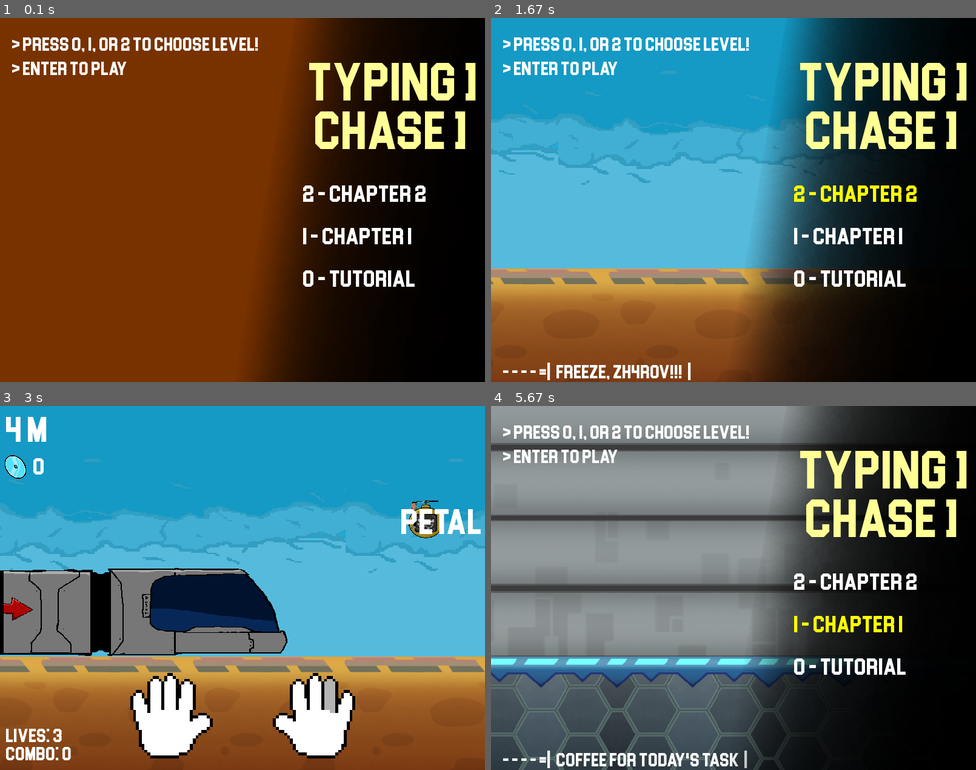
Above: before the commit, frames 1-4 (two rows, left to right).
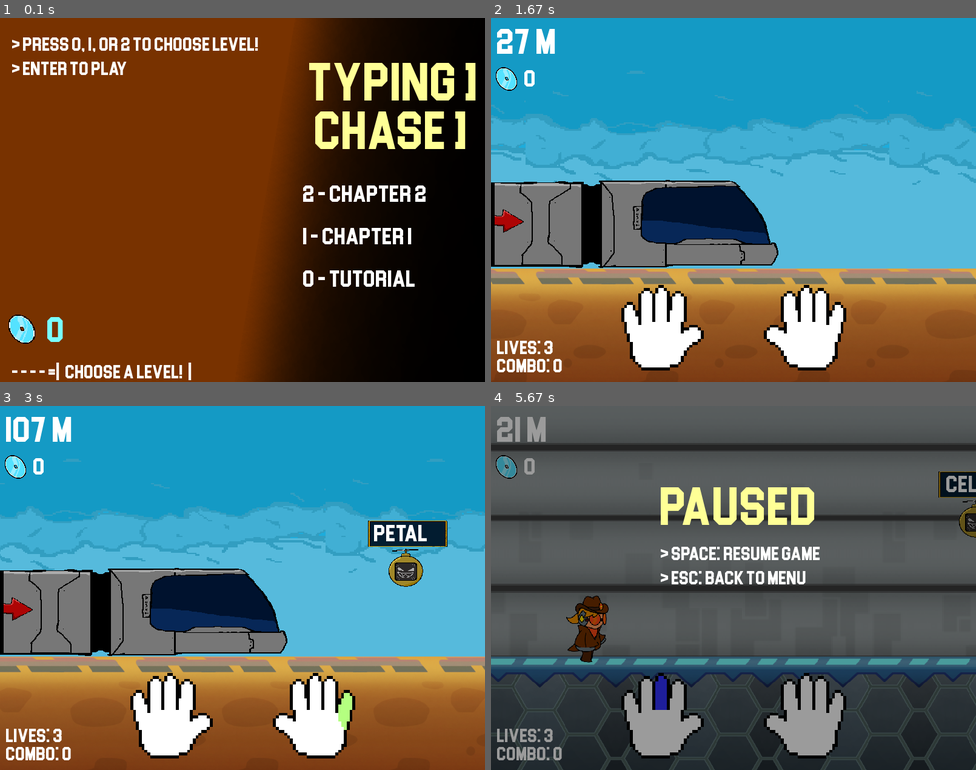
Above: after the commit, the same moments.

Repository: ArthurMarshallCavalcanteRezende/typing-chase_pygame
Game: pygame game, started from main.py
Same seed, same stepped clock (60 frames per second), same inputs: the game is played once before the commit and once after it.
Inputs:
- Up to frame 1 (0.1 s): no input
- Up to frame 2 (1.67 s): tap 2 at 0.33 s; tap Enter at 0.67 s; hold Esc 1-1.47 s; tap Space at 1.55 s
- Up to frame 3 (3 s): type "an" at 1.88 s; type "n" at 2.08 s; tap Enter at 2.22 s
- Up to frame 4 (5.67 s): hold Esc 3.53-4 s; hold Esc 4.08-4.55 s; tap one key every 0.33 s from 4.63 s: Esc 1 Enter Esc

The runs differ from the first frame. In frame 1, 1.2% of the frame differs, in the area x 1-40%, y 81-100%; in frame 2, 65%; in frame 3, 7.7%; in frame 4, 90%, in the area x 0-100%, y 0-100%.

Commit message:
Multi-word enemy system works! Also progress on score system with 'discs'

Diff:
--- a/game_data.py
+++ b/game_data.py
@@ -59,6 +59,8 @@
     game.BASE_FLOOR_LIGHTS_COLOR = game.COLORS.bright_cyan
     game.floor_speed = game.BASE_FLOOR_SPEED
     game.bg_speed = game.BASE_BG_SPEED
+
+    game.key_down = False
 
     game.DARK_FILTER = pygame.Surface(
         (game.SCREEN_WIDTH, game.SCREEN_HEIGHT), pygame.SRCALPHA)
@@ -146,8 +148,15 @@
     game.menu_ui = pygame.transform.scale(game.menu_ui, (game.SCREEN_WIDTH, game.SCREEN_HEIGHT))
     game.menu_ui.fill(game.COLORS.black[0], special_flags=pygame.BLEND_RGBA_MULT)
 
-    game.score_image = pygame.image.load(f"./game_assets/coins.png").convert_alpha()
+    score_path = f"./game_assets/coins.png"
+    game.score_image = pygame.image.load(score_path).convert_alpha()
     game.score_image = pygame.transform.scale(game.score_image, (40, 40))
+
+    game.menu_score_image = pygame.image.load(score_path).convert_alpha()
+    game.menu_score_image = pygame.transform.scale(game.score_image, (50, 50))
+
+    game.death_score_image = pygame.image.load(score_path).convert_alpha()
+    game.death_score_image = pygame.transform.scale(game.score_image, (35, 35))
 
     # Sounds
     game.destroy_sound = pygame.mixer.Sound('./game_assets/sfx/explosion.wav')
--- a/modules/background.py
+++ b/modules/background.py
@@ -1,13 +1,11 @@
 import pygame
 
 def update_terrain(game, level):
-    if game.paused: return
-
     min_floor = None
     min_bg = None
 
     for sprite in level.bg_sprites:
-        if level.stage > 0: sprite.update(game)
+        if level.stage > 0 and not game.paused: sprite.update(game)
         sprite.draw(game)
 
         if sprite.name == 'background':
@@ -19,7 +17,7 @@
     # Detect if there should be more background chunks created after fully appearing
     can_spawn = level.max_bg.rect.centerx <= game.SCREEN_WIDTH + level.max_bg.size[0]
 
-    if can_spawn:
+    if can_spawn and not game.paused:
         new_bg = Terrain(level, 'background')
         new_bg.rect.center = (level.max_bg.rect.centerx + new_bg.size[0], level.bg_y)
         level.bg_sprites.append(new_bg)
@@ -34,7 +32,7 @@
     if level.floor_neon: game.screen.blit(level.floor_neon, level.fn_pos)
 
     for sprite in level.floor_sprites:
-        if level.stage > 0: sprite.update(game)
+        if level.stage > 0 and not game.paused: sprite.update(game)
         sprite.draw(game)
 
         if sprite.name == 'floor':
@@ -46,7 +44,7 @@
     # Detect if there should be more floor chunks created after fully appearing
     can_spawn = level.max_floor.rect.centerx <= game.SCREEN_WIDTH + level.max_floor.size[0]
 
-    if can_spawn:
+    if can_spawn and not game.paused:
         new_floor = Terrain(level, 'floor')
         new_floor.rect.center = (level.max_floor.rect.centerx + new_floor.size[0], level.floor_y)
         level.floor_sprites.append(new_floor)
--- a/modules/enemy.py
+++ b/modules/enemy.py
@@ -1,26 +1,33 @@
 import pygame
 import random
+import math
 
 ENEMY_SIZE = 80
 ENEMY_IMG = './game_assets/enemy_sprites/minibot.png'
-TEXT_BG = './game_assets/enemy_sprites/target.png'
+TEXT_BG = './game_assets/enemy_sprites/target_warning.png'
 
 class Enemy():
     def __init__(self, game, text, speed):
         self.image = pygame.image.load(ENEMY_IMG).convert_alpha()
         self.image = pygame.transform.scale(self.image, (ENEMY_SIZE, ENEMY_SIZE))
-        self.bg = pygame.image.load(TEXT_BG).convert_alpha()
-        self.bg = pygame.transform.scale(self.bg, (ENEMY_SIZE - 20, ENEMY_SIZE - 20))
         self.rect = self.image.get_rect()
         self.rect.x = game.SCREEN_WIDTH
         self.rect.y = random.randint(80, game.SCREEN_HEIGHT // 1.8)
-        self.bg_rect = self.rect
 
-        self.bg_rect.y -= ENEMY_SIZE
         self.target_text = text
         self.remaining_text = text
 
-        self.text = game.large_font.render(f'{text}', True, game.COLORS.white)
+        bg_size_x = int(game.header_font.get_height() * math.ceil(len(self.target_text) / 2)) + 10
+        bg_sized_y = int(game.header_font.get_height() * 1.5)
+        self.bg = pygame.image.load(TEXT_BG).convert_alpha()
+        self.bg = pygame.transform.scale(self.bg, (bg_size_x, bg_sized_y))
+        self.bg_rect = self.bg.get_rect()
+        self.bg_rect.center = self.rect.center
+        self.bg_rect.y -= ENEMY_SIZE
+
+        self.text = game.header_font.render(f'{self.remaining_text}', True, game.COLORS.white)
+        self.text_rect = self.bg.get_rect()
+        self.text_rect.center = self.bg_rect.center
         self.finger_highlight = None
 
         self.speed = speed
@@ -28,7 +35,20 @@
 
     def update(self, game):
         self.rect.x -= self.speed
-        self.bg_rect.x = self.rect.x
+        self.bg_rect.center = self.rect.center
+        self.bg_rect.y = self.rect.y - ENEMY_SIZE
+
+        self.text_rect.center = self.bg_rect.center
+
+        text_lengh = int(len(self.target_text) ** 1.5)
+
+        if len(self.target_text) > 1:
+            self.text_rect.centerx += game.header_font.get_height() // 2 + text_lengh
+        else:
+            self.text_rect.centerx += game.header_font.get_height() // 2
+
+        self.text_rect.y += game.header_font.get_height() // 1.75
+        self.text = game.header_font.render(f'{self.remaining_text}', True, game.COLORS.white)
 
         found_finger = None
 
@@ -39,7 +59,7 @@
                     if found_finger: break
 
                     for current_key in finger[2]:
-                        if current_key == self.remaining_text[-1]:
+                        if current_key == self.remaining_text[0]:
                             found_finger = finger
                             break
 
@@ -62,4 +82,4 @@
         game.screen.blit(self.image, self.rect)
 
         game.screen.blit(self.bg, self.bg_rect)
-        game.screen.blit(self.text, self.bg_rect)
+        game.screen.blit(self.text, self.text_rect)
--- a/modules/levels.py
+++ b/modules/levels.py
@@ -12,12 +12,13 @@
     with open(file_path, 'r') as file:
         reader = csv.reader(file)
         words = [row[0] for row in reader]
-    return random.choice(words)
+    return random.choice(words).lower()
 
 
 def reset_game(game):
     """RESET ALL GAME VARIABLES FOR RESTART OR NEW LEVEL"""
     game.sound.play('menu', -1)
+    game.player.score += game.player.run_score
 
     game.player.lives = 3
     game.player.combo = 0
@@ -25,11 +26,12 @@
     game.player.difficulty = 1
     game.player.speed = 3
     game.player.distance = 0
+    game.player.run_score = 0
 
     game.enemy_speed = 2
     game.spawn_interval = 2000
 
-    game.all_sprites.empty()
+    game.level = Level(game, game.level.stage)
     game.game_state = 'menu'
     game.paused = False
 
@@ -202,19 +204,30 @@
             self.started = True
 
         current_time = pygame.time.get_ticks()
+        enemy_hit = False
 
         for enemy in self.enemy_list:
             enemy.update(game)
 
-            if game.player.key_pressed == enemy.remaining_text[-1]:
-                enemy.remaining_text = enemy.remaining_text[:-1]
+            if game.player.key_pressed == enemy.remaining_text[0]:
+                enemy.remaining_text = enemy.remaining_text[1:]
 
                 if not enemy.remaining_text:
                     if game.player.closest_enemy:
                         self.enemy_list.remove(enemy)
+                        enemy_hit = True
+
+                        game.player.combo += 1
+                        if game.player.combo > game.player.max_combo:
+                            game.player.max_combo += 1
 
                         to_gain = len(enemy.target_text) * 10 * game.player.max_combo
-                        game.player.score += to_gain * self.stage
+                        game.player.run_score += to_gain * self.stage
+
+
+        if enemy_hit:
+            game.destroy_sound.play()
+            game.points_sound.play()
 
         game.player.on_input(game)
 
@@ -265,7 +278,9 @@
 
         self.draw(game)
 
-        if game.player.lives <= 0: game.game_state = 'gameover'
+        if game.player.lives <= 0:
+            game.game_state = 'gameover'
+            game.paused = True
 
         game.clock.tick(game.FPS)
 
@@ -287,15 +302,16 @@
 
         # Setting user interface
         distance_text = game.large_font.render(f'{game.player.distance} m', True, game.COLORS.white)
-        score_text = game.header_font.render(f' {game.player.score}', True, game.COLORS.white)
+        score_text = game.header_font.render(f' {game.player.run_score}', True, game.COLORS.white)
         lives_text = game.text_font.render(f'Lives: {game.player.lives}', True, game.COLORS.white)
         combo_text = game.text_font.render(f'Combo: {game.player.combo}', True, game.COLORS.white)
 
         # Actual word indicator
         if game.level.stage > 0:
             game.screen.blit(distance_text, (10, -5))
-            game.screen.blit(score_text, (50, 70))
-            game.screen.blit(game.score_image, (5, 80))
+
+        game.screen.blit(score_text, (50, 70))
+        game.screen.blit(game.score_image, (5, 80))
         game.screen.blit(lives_text, (10, game.SCREEN_HEIGHT - 80))
         game.screen.blit(combo_text, (10, game.SCREEN_HEIGHT - 50))
 
@@ -309,29 +325,36 @@
     def game_over(self, game):
         # Game Over
         self.draw(game)
-        game.paused = True
-
-        game_over_text = game.text_font.render('GAME OVER', True, game.COLORS.red)
-        final_score_text = game.text_font.render(f'Final Score: {game.player.score}', True,
-                                            game.COLORS.white)
+
+        pygame.mixer.music.set_volume(0.1)
+        game.screen.blit(game.DARK_FILTER, (0, 0))
+
+        game_over_text = game.title_font.render('GAME OVER', True, game.COLORS.red)
+        distance_text = game.text_font.render(f'Distance Reached: {game.player.distance} M',
+                                                 True, game.COLORS.bright_yellow)
+        disks_text = game.text_font.render(f'Gained: {game.player.run_score}!',
+                                                 True, game.COLORS.bright_cyan)
         max_combo_text = game.text_font.render(f'Max Combo: {game.player.max_combo}', True,
                                           game.COLORS.white)
-        restart_text = game.text_font.render('Press SPACE to restart or ESC to quit',
+        menu_text = game.text_font.render('> SPACE: back to menu',
                                         True, game.COLORS.white)
+
         game.screen.blit(game_over_text,
-                         (game.SCREEN_WIDTH // 2 - 100, game.SCREEN_HEIGHT // 2 - 100))
-        game.screen.blit(final_score_text,
-                         (game.SCREEN_WIDTH // 2 - 100, game.SCREEN_HEIGHT // 2 - 20))
+                         (game.SCREEN_WIDTH // 2 - 180, 100))
+        game.screen.blit(distance_text,
+                         (game.SCREEN_WIDTH // 2 - 120, 220))
+        game.screen.blit(game.death_score_image,
+                         (game.SCREEN_WIDTH // 2 - 120, 265))
+        game.screen.blit(disks_text,
+                         (game.SCREEN_WIDTH // 2 - 75, 260))
         game.screen.blit(max_combo_text,
-                         (game.SCREEN_WIDTH // 2 - 100, game.SCREEN_HEIGHT // 2 + 10))
-        game.screen.blit(restart_text,
-                         (game.SCREEN_WIDTH // 2 - 100, game.SCREEN_HEIGHT // 2 + 70))
-
+                         (game.SCREEN_WIDTH // 2 - 120, 300))
+        game.screen.blit(menu_text,
+                         (game.SCREEN_WIDTH // 2 - 120, 400))
 
 
     def pause(self, game):
         self.draw(game)
-        game.paused = True
 
         pygame.mixer.music.set_volume(0.1)
         game.screen.blit(game.DARK_FILTER, (0, 0))
--- a/modules/player.py
+++ b/modules/player.py
@@ -6,7 +6,7 @@
 
 # Class for creating a spritesheet for animated sprites
 class Sprite:
-    def __init__(self, player, name, path, special_list=None):
+    def __init__(self, player, name, path):
         self.name = name
         self.image_list = []
         self.image_path = PLR_ASSETS_PATH + f'/{path}'
@@ -92,10 +92,13 @@
         self.shooting = False
 
         self.lives = 3
-        self.score = 0
         self.combo = 0
         self.max_combo = 0
         self.speed = 3
+
+        # Game currency values
+        self.score = 0
+        self.run_score = 0
 
         self.distance = 0
         self.difficulty = 1
@@ -108,7 +111,6 @@
 
     def reset_anim(self):
         self.shooting = False
-        print('reset anims')
 
         for sprite in self.sprite_list:
             sprite.visible = False
@@ -163,11 +165,11 @@
                 self.reset_anim()
 
 
-    def draw(self, game, stopped=False):
+    def draw(self, game):
         # Drawing visible sprites and positioning them with offsets
 
         for sprite in self.sprite_list:
-            if not stopped: sprite.update()
+            if not game.paused: sprite.update()
 
             if sprite.visible:
                 sprite.draw(game)
--- a/typing_chase_pygame.py
+++ b/typing_chase_pygame.py
@@ -31,6 +31,10 @@
         if game.level.stage == 0: lv0_color = game.COLORS.yellow
         if game.level.stage == 1: lv1_color = game.COLORS.yellow
         if game.level.stage == 2: lv2_color = game.COLORS.yellow
+    else:
+        description = game.text_font.render(f'- - - - =|  CHOOSE A LEVEL!  |',
+                                            True, game.COLORS.white)
+        game.screen.blit(description, (20, game.SCREEN_HEIGHT - 40))
 
     # Anything under here is for UI
     game.screen.blit(game.menu_ui, (0, 0))
@@ -44,6 +48,10 @@
     choose_text2 = game.text_font.render('> ENTER to play', True, game.COLORS.white)
     game.screen.blit(choose_text, (20, 20))
     game.screen.blit(choose_text2, (20, 60))
+
+    score_text = game.large_font.render(f' {game.player.score}', True, game.COLORS.bright_cyan)
+    game.screen.blit(score_text, (70, 470))
+    game.screen.blit(game.menu_score_image, (10, 487))
 
     lv0_text = game.header_font.render(game.LV0_NAME, True, lv0_color)
     lv1_text = game.header_font.render(game.LV1_NAME, True, lv1_color)
@@ -65,7 +73,9 @@
                 game.running = False
                 pygame.quit()
                 sys.exit()
-            elif event.type == pygame.KEYDOWN:
+            elif event.type == pygame.KEYDOWN and not game.key_down:
+                game.key_down = True
+
                 ''' HANDLING MENU CONTROLS '''
                 if game.game_state == 'menu':
                     if event.key == pygame.K_0:
@@ -77,14 +87,23 @@
 
                     if event.key == pygame.K_RETURN:
                         game.game_state = 'level'
+                    elif event.key == pygame.K_ESCAPE:
+                        game.level = None
+
+                ''' HANDLING PAUSED GAME '''
+                if game.game_state == 'pause':
+                    if event.key == pygame.K_SPACE or event.key == pygame.K_RETURN:
+                        game.game_state = 'level'
+                        game.paused = False
+                        pygame.mixer.music.set_volume(0.3)
+                    elif event.key == pygame.K_ESCAPE:
+                        levels.reset_game(game)
 
                 ''' HANDLING LEVEL CONTROLS '''
                 if game.game_state == 'level':
                     if event.key == pygame.K_ESCAPE:
+                        game.paused = True
                         game.game_state = 'pause'
-
-                    if event.key == pygame.K_ESCAPE:
-                        game.paused = not game.paused
 
                     game.player.key_pressed = event.unicode
 
@@ -95,19 +114,13 @@
                         elif game.player.key_pressed in game.right_keys:
                             game.player.action = 'shoot_right'
 
-
-                ''' HANDLING PAUSED GAME '''
-                if game.game_state == 'pause':
-                    if event.key == pygame.K_SPACE or event.key == pygame.K_RETURN:
-                        game.game_state = 'level'
-                        pygame.mixer.music.set_volume(0.3)
-                    elif event.key == pygame.K_ESCAPE:
-                        levels.reset_game(game)
-
                 ''' HANDLING GAME OVER SCREEN '''
                 if game.game_state == 'gameover':
                     if event.key == pygame.K_SPACE or event.key == pygame.K_ESCAPE:
                         levels.reset_game(game)
+
+            elif event.type == pygame.KEYUP:
+                game.key_down = False
 
 
         # Loading different things depending on game state
